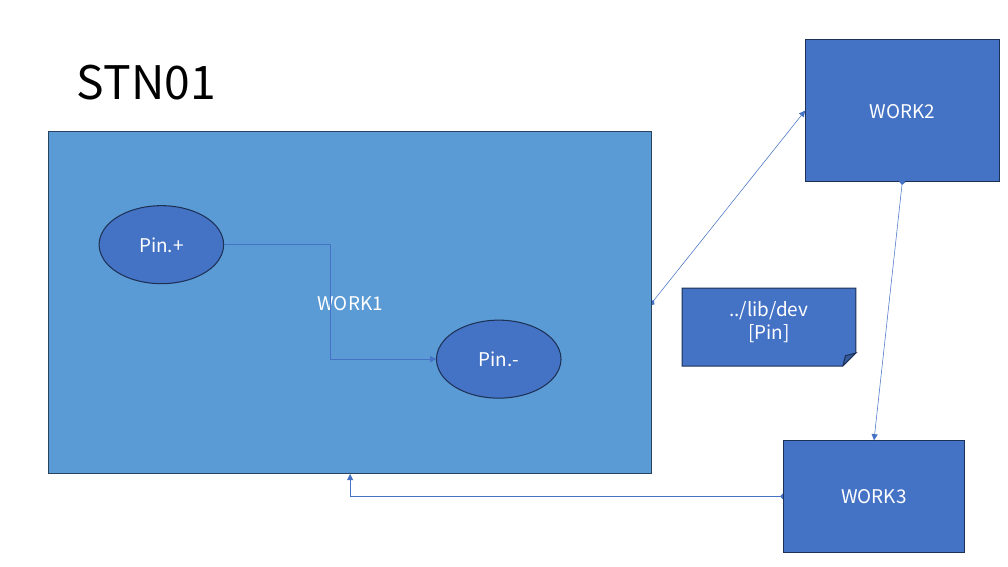
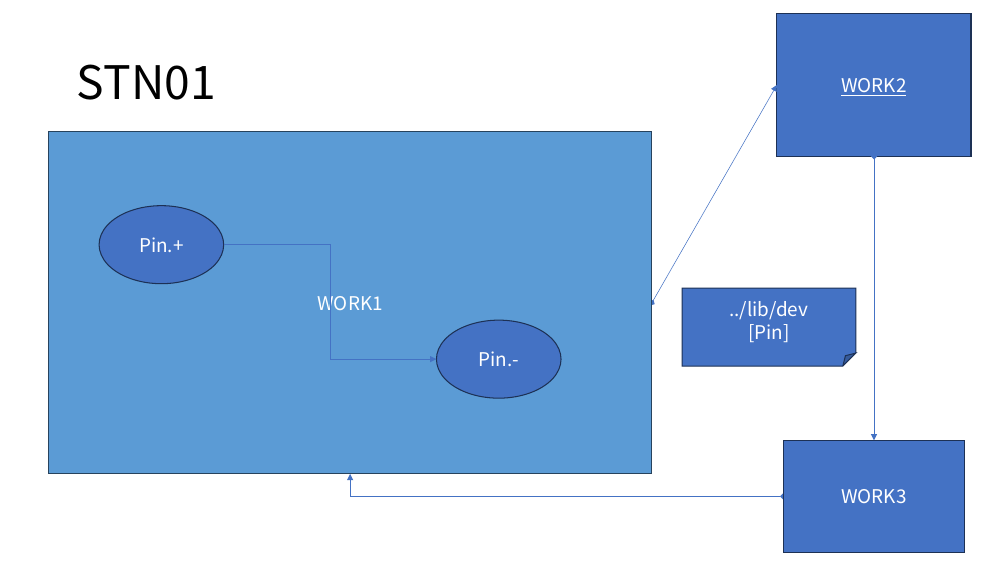
Before and after one commit to DualsoftDev/ds, a slide deck: slide 2 of DsDotNet/src/UnitTest/UnitTest.Model/ImportOfficeExample/exportDS/testA/testMy/my.pptx. Drawn at 1008x567 pixels with LibreOffice and Linux fonts; fonts in the diff are those of the drawing. Boxes give left, top, right and bottom in pixels: in the first picture for what was removed or moved away, otherwise in the second. Text is boxed around its words. In the diff, an @@ line names an element or a change of style, - is before the commit and + after.

```diff
--- a/DsDotNet/src/UnitTest/UnitTest.Model/ImportOfficeExample/exportDS/testA/testMy/my.pptx
+++ b/DsDotNet/src/UnitTest/UnitTest.Model/ImportOfficeExample/exportDS/testA/testMy/my.pptx
@@ rectangle "WORK2": place and size @@
-rectangle "WORK2" at box(805, 39, 1000, 182)
+rectangle "WORK2" at box(777, 14, 972, 157)
@@ rectangle "WORK2" at box(777, 14, 972, 157): underline on @@
@@ double arrow moved from (652, 302) - (805, 110) to (652, 302) - (777, 85) @@
@@ double arrow moved from (903, 182) - (874, 441) to (874, 157) - (874, 441) @@
```
Also in this commit, not shown: 1 other slide changed, 2 slides added, 4 other files.
